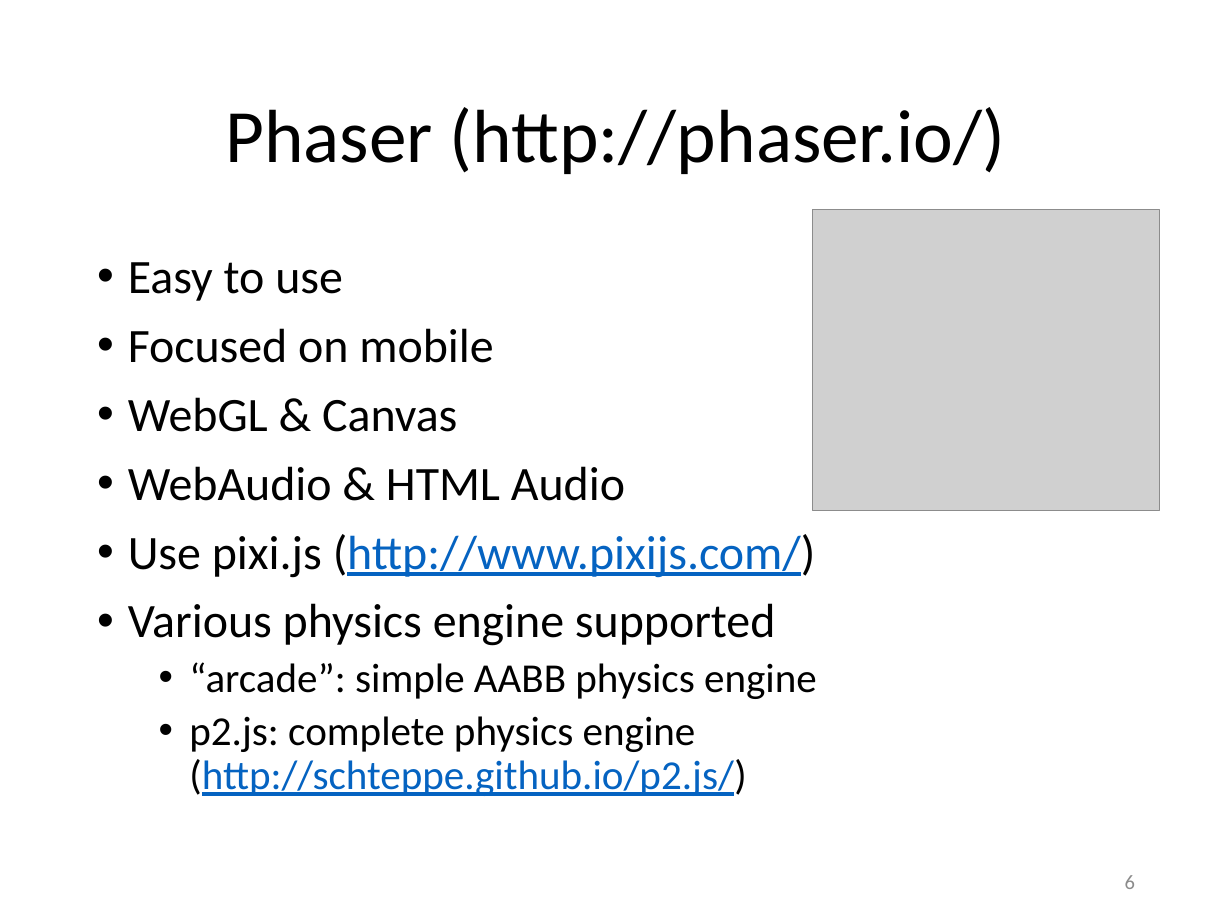
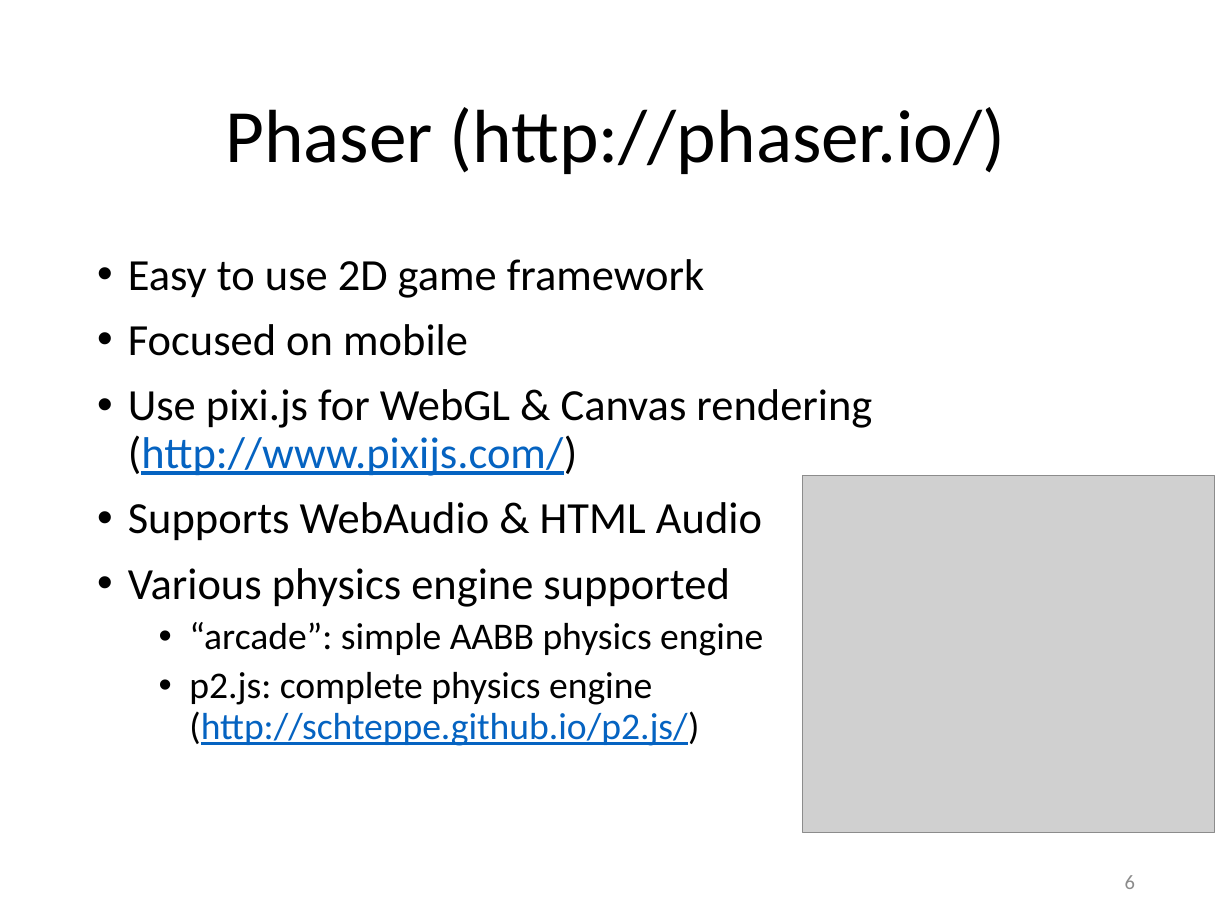
Before and after one commit to Lotti/codemotion2014, a slide deck: slide 6 of codemotion.pptx. Drawn at 1232x924 pixels with LibreOffice and Linux fonts; fonts in the diff are those of the drawing; grey boxes stand for pictures; background and template pictures are left out. Boxes give left, top, right and bottom in pixels: in the first picture for what was removed or moved away, otherwise in the second. Text is boxed around its words. In the diff, an @@ line names an element or a change of style, - is before the commit and + after.

Commit message:
update

```diff
--- a/codemotion.pptx
+++ b/codemotion.pptx
@@ text at [128,259,705,298]: text changed; size 28 to 26 pt @@
-• Easy to use
+• Easy to use 2D game framework
@@ text at [128,324,763,746]: size 28 to 26 pt in "Focused on mobile", "Various physics engine supported"; size 24 to 22 pt in "“arcade”: simple AABB physics engine", "p2.js: complete physics engine (http://schteppe.github.io/p2 ..." @@
@@ text at [128,389,872,541]: text changed; size 28 to 26 pt @@
-• WebGL & Canvas
-• WebAudio & HTML Audio
-• Use pixi.js (http://www.pixijs.com/)
+• Use pixi.js for WebGL & Canvas rendering
+  (http://www.pixijs.com/)
+• Supports WebAudio & HTML Audio
@@ picture: place and size @@
-picture at [812,209,1159,510]
+picture at [803,476,1215,833]
```
